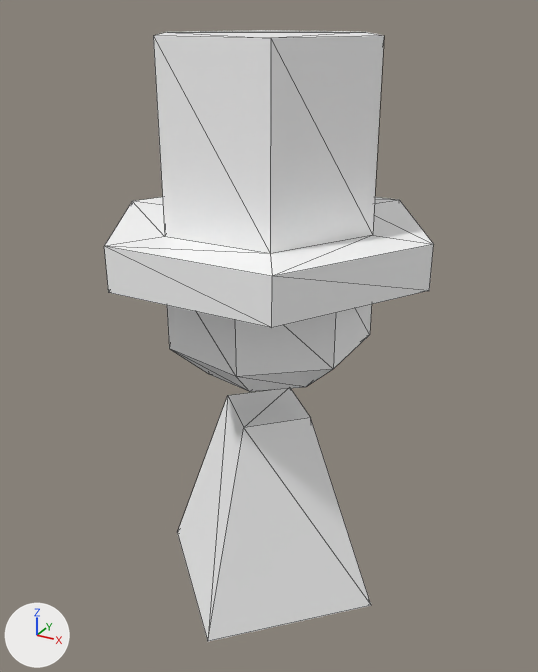
Before and after pictures for a commit that changed the glTF model resource/user/model/player.glb.
Rendered twice from a 50 mm lens placed at (1.71, -3.1, 3.26), pointed at (-0.03, 0.06, 1.68). Arrows for +X, +Y and +Z are at lower left; the lights stay in place. Mesh edges are drawn as thin lines.

The scene before the commit, as lines of its bpy script (objects in view):
```python
me_body = bpy.data.meshes.new('Body')
me_body.from_pydata(...)  # 8 vertices, 12 faces; spans x -0.702..0.638, y -0.623..0.717, z -0.968..0.142
me_body.materials.append(mat_material)  # white #ffffff
me_hat = bpy.data.meshes.new('Hat')
me_hat.from_pydata(...)  # 30 vertices, 56 faces; spans x -0.87..0.81, y -0.68..0.77, z 0.97..2.04
me_hat.materials.append(mat_material)  # white #ffffff
me_head = bpy.data.meshes.new('Head')
me_head.from_pydata(...)  # 30 vertices, 56 faces; spans x -0.565..0.448, y -0.473..0.566, z 0.303..1.328
me_head.materials.append(mat_material)  # white #ffffff
ob_body = bpy.data.objects.new('Body', me_body)
ob_body.location = (0.0, 0.0, 1.122)
ob_hat = bpy.data.objects.new('Hat', me_hat)
ob_hat.location = (0.0, 0.0, 1.122)
ob_head = bpy.data.objects.new('Head', me_head)
ob_head.location = (0.0, 0.0, 1.122)
```
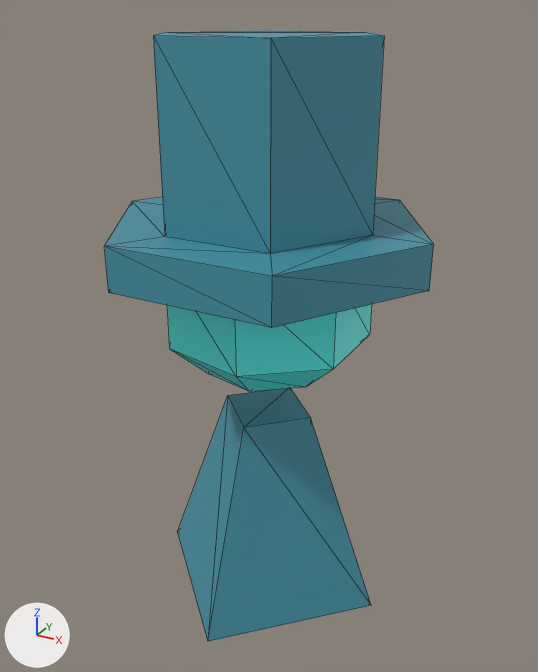
Boxes [x1, y1, x2, y2] around the edits, measured in the pictures (538 x 672 px):
'Hat', recoloured (white to cyan): [104, 30, 434, 328] in both
'Body', recoloured (white to cyan): [177, 388, 371, 641] in both
'Head', recoloured (white to cyan): [167, 304, 372, 392] in both

Edits to the bpy script that builds the scene:
```text
Add mat_yoyo_blue:
    mat_yoyo_blue = principled_material('Yoyo_Blue')
    mat_yoyo_blue.base_color = (0.112, 0.982, 0.93)  # cyan #5efdf7
Add mat_yoyo_deepblue:
    mat_yoyo_deepblue = principled_material('Yoyo_DeepBlue')
    mat_yoyo_deepblue.base_color = (0.0595, 0.292, 0.376)  # cyan #4593a5
Change me_body:
    where me_body.from_pydata(...)  # 8 vertices, 12 faces; spans x -0.702..0.638, y -0.623..0.717, z -0.968..0.142
    remove me_body.materials.append(mat_material)  # white #ffffff
    add me_body.materials.append(mat_yoyo_deepblue)  # cyan #4593a5
Change me_hat:
    where me_hat.from_pydata(...)  # 30 vertices, 56 faces; spans x -0.87..0.81, y -0.68..0.77, z 0.97..2.04
    remove me_hat.materials.append(mat_material)  # white #ffffff
    add me_hat.materials.append(mat_yoyo_deepblue)  # cyan #4593a5
Change me_head:
    where me_head.from_pydata(...)  # 30 vertices, 56 faces; spans x -0.565..0.448, y -0.473..0.566, z 0.303..1.328
    remove me_head.materials.append(mat_material)  # white #ffffff
    add me_head.materials.append(mat_yoyo_blue)  # cyan #5efdf7
```
